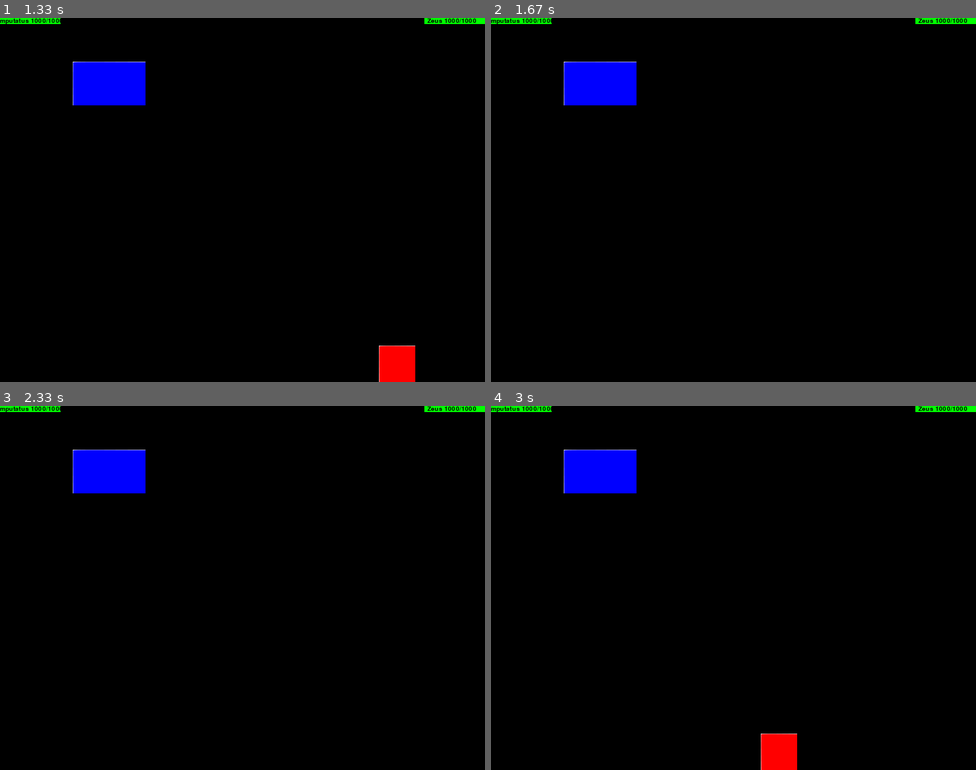
Above: before the commit, frames 1-4 (two rows, left to right).
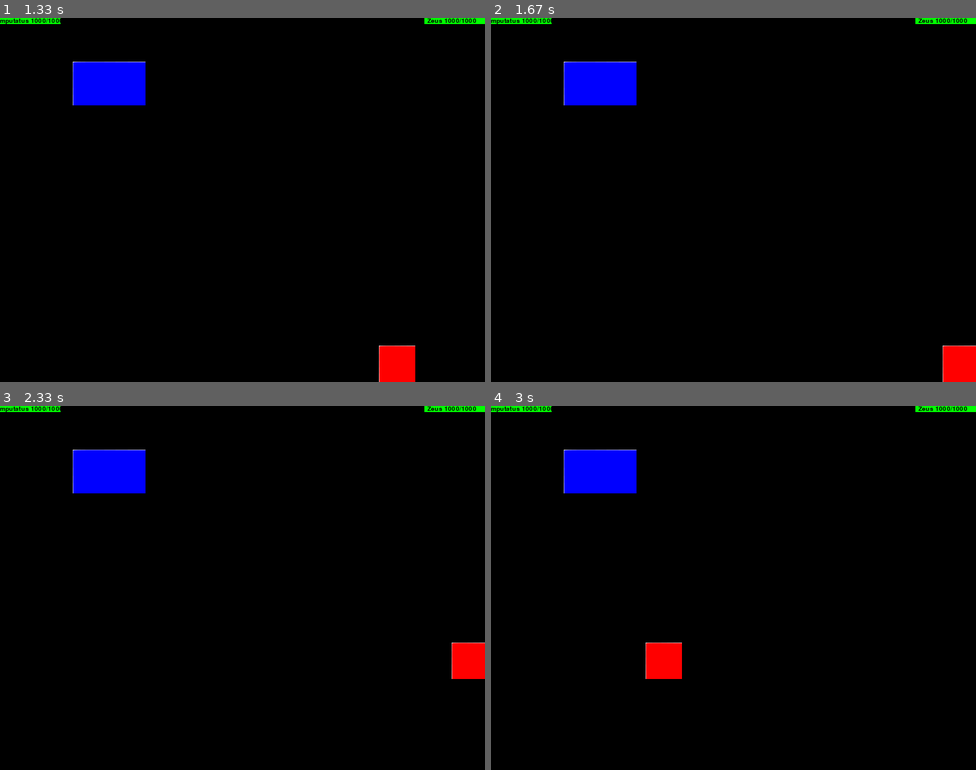
Above: after the commit, the same moments.

Repository: RodrigoSdeCarvalho/Project-Zeus-Pygame
Game: pygame game, started from prototipo/Game.py
Same seed, same stepped clock (60 frames per second), same inputs: the game is played once before the commit and once after it.
Inputs (mouse positions are in pixels of both pictures, inside the frame that each line leads up to):
- Up to frame 1 (1.33 s): click "Play" at 0.38 s; hold Shift 0.67-1.13 s; hold D 0.67-1.13 s; move the mouse to (223, 214) at 0.7 s; hold D from 1.17 s (still down)
- Up to frame 2 (1.67 s): release D at 1.63 s
- Up to frame 3 (2.33 s): hold W 1.67-1.97 s
- Up to frame 4 (3 s): hold A from 2.5 s (still down)

Frame 1 is identical in both runs. In frame 2, 0.7% of the frame differs, in the area x 93-100%, y 90-100%; in frame 3, 0.7%; in frame 4, 1.5%, in the area x 31-64%, y 65-100%.

Commit message:
Fixing player moving out of screen

Diff:
--- a/prototipo/GameLogic/Stage/Stage.py
+++ b/prototipo/GameLogic/Stage/Stage.py
@@ -177,20 +177,23 @@
 
             keys = pygame.key.get_pressed()
 
-            if keys[pygame.K_d]:
+            if keys[pygame.K_d] and player.x_position + player.hitbox_x <= self.window.width:
                 player.x_position += player.speed
 
-            if keys[pygame.K_a]:
+            if keys[pygame.K_a] and player.x_position >= 0:
                 player.x_position -= player.speed
 
-            if keys[pygame.K_s]:
+            if keys[pygame.K_s] and player.y_position + player.hitbox_y <= self.window.height:
                 player.y_position += player.speed
+
+            if keys[pygame.K_w] and player.y_position >= 0:
+                player.y_position -= 5
 
             if keys[pygame.K_LSHIFT]:
                 player.speed = 10
 
-            if keys[pygame.K_SPACE]:
-                player.y_position -= 5
+            if keys[pygame.K_LSHIFT]:
+                player.speed = 10
 
             if keys[pygame.K_e]:
                 if self.collision(player, boss):
